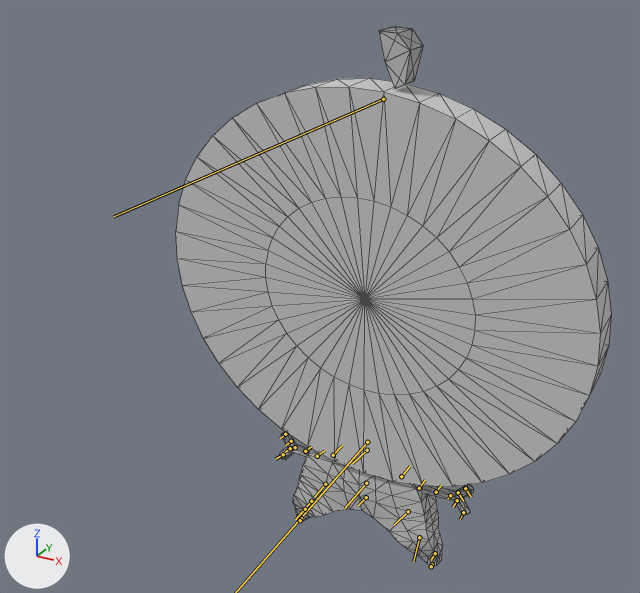
The FBX model Assets/Models/Mirror/Mirror调皮/M调皮attack.FBX: old version first, new version second.
Camera for both pictures: a 50 mm camera at (3.13, -6.69, 5.96) aimed at (0.11, -1.18, 3.2). Every picture has the same lights, and +X, +Y and +Z are marked at lower left. Both versions are drawn at frame 10 of the action 'Take 001'; the numbers are the values there. The bones that bend it are drawn over the model as lines. Mesh edges are drawn as thin lines.

Names of what the first picture shows: '对象001'.
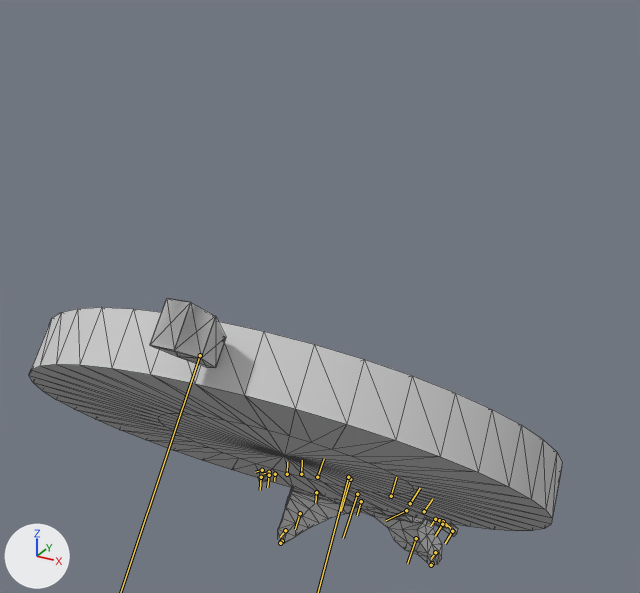
Boxes [x1, y1, x2, y2] around the edits, measured in the pictures (640 x 593 px):
'对象001', posed (22% wider, 50% shorter)
    before: [176, 27, 611, 566]
    after: [29, 298, 562, 565]
bone 'Bip001 Pelvis', root to tip
    before: (366, 497) to (358, 505)
    after: (361, 501) to (357, 515)
bone 'Bip001 Spine', root to tip
    before: (366, 483) to (345, 508)
    after: (357, 494) to (343, 538)
bone 'Bip001 Neck', root to tip
    before: (367, 450) to (352, 463)
    after: (350, 479) to (341, 511)
bone 'Bip001 L Clavicle', root to tip
    before: (401, 476) to (410, 466)
    after: (391, 496) to (396, 477)
bone 'Bip001 L UpperArm', root to tip
    before: (419, 488) to (425, 480)
    after: (410, 503) to (420, 488)
bone 'Bip001 R Clavicle', root to tip
    before: (333, 455) to (342, 445)
    after: (317, 477) to (324, 458)
bone 'Bip001 R UpperArm', root to tip
    before: (317, 456) to (324, 450)
    after: (301, 474) to (302, 460)
bone 'Bip001 R Hand', root to tip
    before: (295, 447) to (291, 449)
    after: (275, 474) to (274, 481)
bone 'Bip001 L Thigh', root to tip
    before: (408, 511) to (394, 525)
    after: (406, 510) to (386, 520)
bone 'Bip001 L Calf', root to tip
    before: (419, 537) to (413, 561)
    after: (416, 538) to (407, 563)
bone 'Bip001 L Foot', root to tip
    before: (435, 553) to (431, 560)
    after: (435, 552) to (431, 559)
bone 'Bip001 R Thigh', root to tip
    before: (325, 484) to (314, 497)
    after: (316, 492) to (315, 503)
bone 'Bip001 R Calf', root to tip
    before: (311, 501) to (295, 519)
    after: (300, 513) to (295, 529)
bone 'Bip001 R Foot', root to tip
    before: (305, 509) to (300, 514)
    after: (285, 530) to (280, 537)

The edits, one by one:
Object 'Bip001' (bone_rig_object) moves from (0.0, -0.03, 0.54) to (-0.02, -0.09, 0.52).
Object 'Bip001' (bone_rig_object) turns from (0, 0, -90) to (2, 31, -87) degrees about its own x, y and z.
Bone 'Bip001 Pelvis' (bone_bip001_pelvis) moves from (-0.012, 0.0, 0.0) to (-0.016, 0.0, 0.0).
Bone 'Bip001 Pelvis' (bone_bip001_pelvis) turns from (0, 0, -4) to (10, -7, -15) degrees about its own x, y and z.
Bone 'Bip001 Spine' (bone_bip001_spine) moves from (0.0, 0.012, 0.0) to (-0.007, 0.04, -0.029).
Bone 'Bip001 Spine' (bone_bip001_spine) turns from (0, 0, 4) to (-5, 6, 18) degrees about its own x, y and z.
Bone 'Bip001 Neck' (bone_bip001_neck) moves from (0.0, 0.0, 0.0) to (0.016, 0.0, 0.0).
Bone 'Bip001 Neck' (bone_bip001_neck) turns from (0, 0, -5) to (0, 0, 7) degrees about its own x, y and z.
Bone 'Bip001 L Clavicle' (bone_bip001_l_clavicle) moves from (0.0, 0.015, 0.001) to (0.005, -0.022, -0.014).
Bone 'Bip001 L Clavicle' (bone_bip001_l_clavicle) turns from (4, 0, 2) to (-7, 0, -2) degrees about its own x, y and z.
Bone 'Bip001 L UpperArm' (bone_bip001_l_upperarm) turns from (-7, 4, 4) to (5, -9, -19) degrees about its own x, y and z.
Bone 'Bip001 R Clavicle' (bone_bip001_r_clavicle) moves from (0.0, 0.015, -0.001) to (0.004, -0.022, 0.014).
Bone 'Bip001 R Clavicle' (bone_bip001_r_clavicle) turns from (-4, -5, 2) to (7, 0, -2) degrees about its own x, y and z.
Bone 'Bip001 R UpperArm' (bone_bip001_r_upperarm) turns from (7, 2, 3) to (-3, 3, -16) degrees about its own x, y and z.
Bone 'Bip001 R Hand' (bone_bip001_r_hand) turns from (0, 10, 0) to (0, 0, 0) degrees about its own x, y and z.
Bone 'Bip001 Head' (bone_bip001_head) moves from (0.0, 0.0, 0.0) to (-0.016, 0.0, 0.0).
Bone 'Bip001 Head' (bone_bip001_head) turns from (1, -1, 5) to (1, 3, 3) degrees about its own x, y and z.
Bone 'Bip001 L Thigh' (bone_bip001_l_thigh) moves from (0.0, 0.002, 0.0) to (0.046, -0.031, 0.019).
Bone 'Bip001 L Thigh' (bone_bip001_l_thigh) turns from (3, 1, 7) to (8, 9, 48) degrees about its own x, y and z.
Bone 'Bip001 L Calf' (bone_bip001_l_calf) turns from (0, 0, -24) to (0, 0, -37) degrees about its own x, y and z.
Bone 'Bip001 L Foot' (bone_bip001_l_foot) turns from (8, -2, 17) to (-2, -8, 26) degrees about its own x, y and z.
Bone 'Bip001 R Thigh' (bone_bip001_r_thigh) moves from (0.0, 0.0, 0.0) to (-0.053, 0.057, 0.011).
Bone 'Bip001 R Thigh' (bone_bip001_r_thigh) turns from (-3, -1, 8) to (3, -9, 53) degrees about its own x, y and z.
Bone 'Bip001 R Calf' (bone_bip001_r_calf) turns from (0, 0, -25) to (0, 0, -10) degrees about its own x, y and z.
Bone 'Bip001 R Foot' (bone_bip001_r_foot) turns from (-8, 2, 17) to (21, 5, -8) degrees about its own x, y and z.
